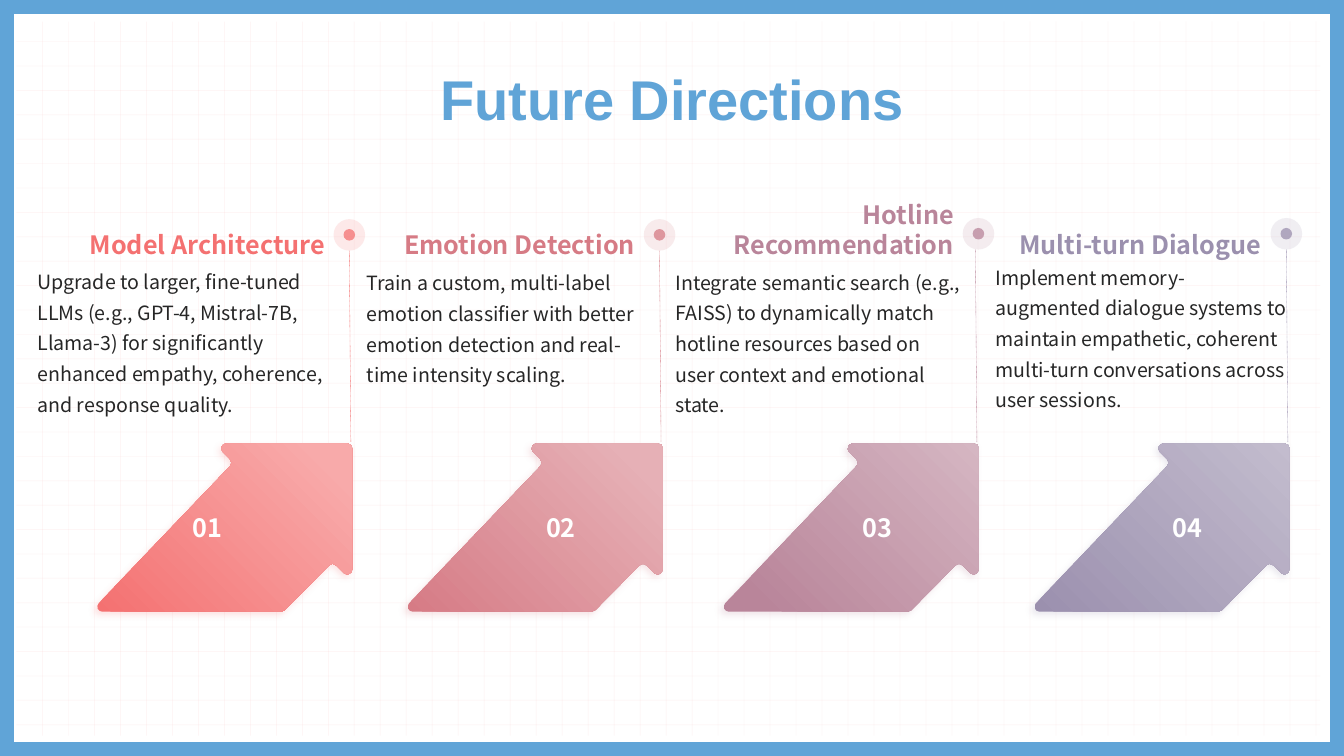
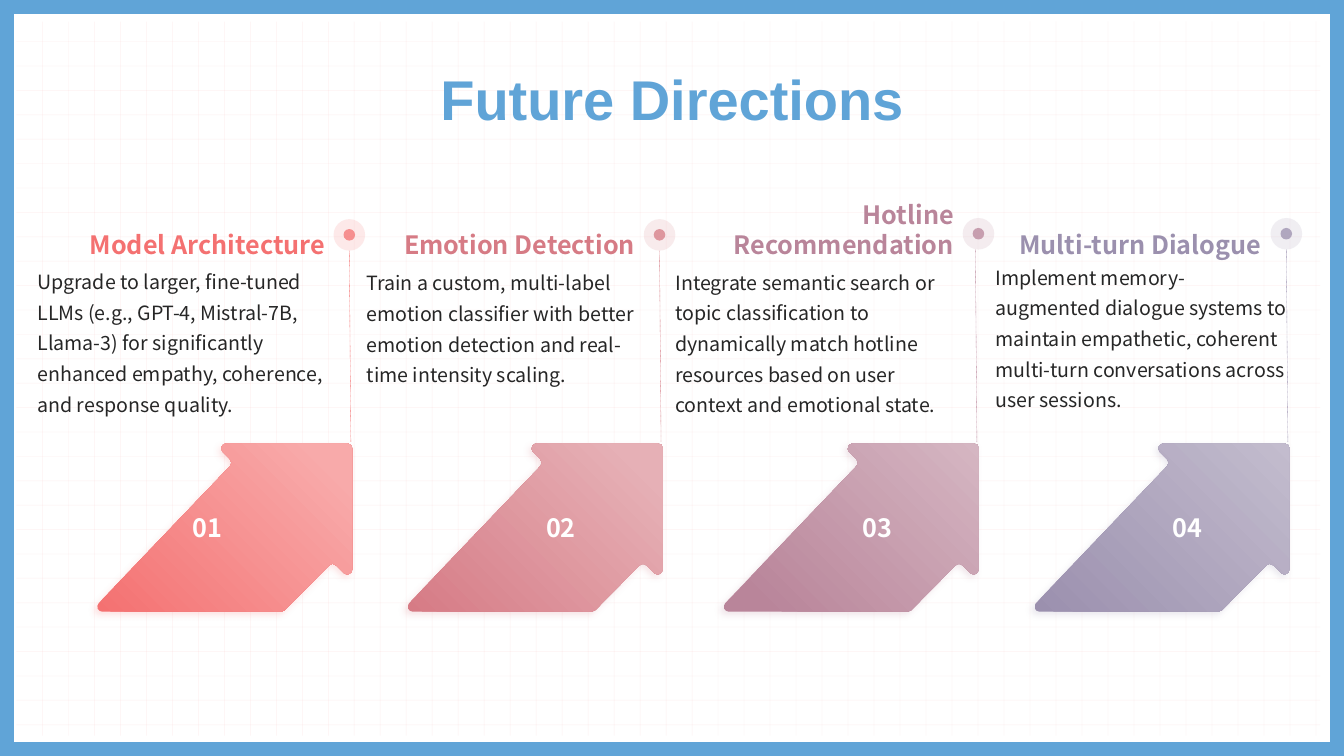
Before and after one commit to hhhh3110/calmbot-project, a slide deck: slide 9 of CalmBot.pptx. Drawn at 1344x756 pixels with LibreOffice and Linux fonts; fonts in the diff are those of the drawing. Boxes give left, top, right and bottom in pixels: in the first picture for what was removed or moved away, otherwise in the second. Text is boxed around its words. In the diff, an @@ line names an element or a change of style, - is before the commit and + after.

```diff
--- a/CalmBot.pptx
+++ b/CalmBot.pptx
@@ text at (675,274,936,413): text changed @@
-Integrate semantic search (e.g., FAISS) to dynamically match hotline resources based on user context and emotional state.
+Integrate semantic search or topic classification to dynamically match hotline resources based on user context and emotional state.
```
